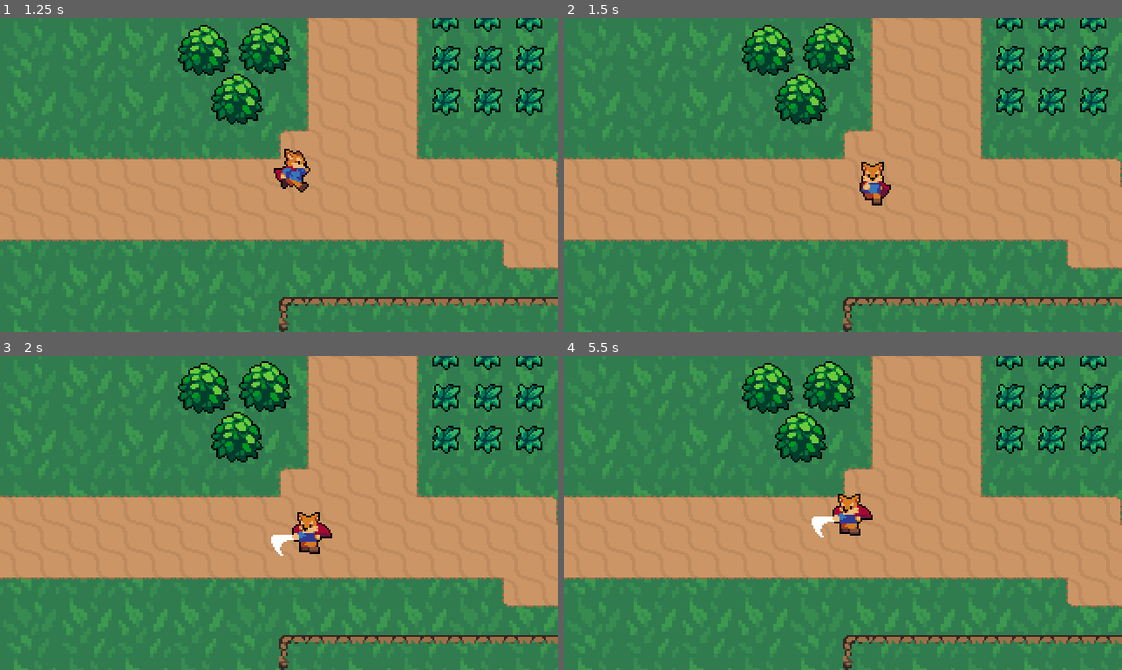
Above: before the commit, frames 1-4 (two rows, left to right).
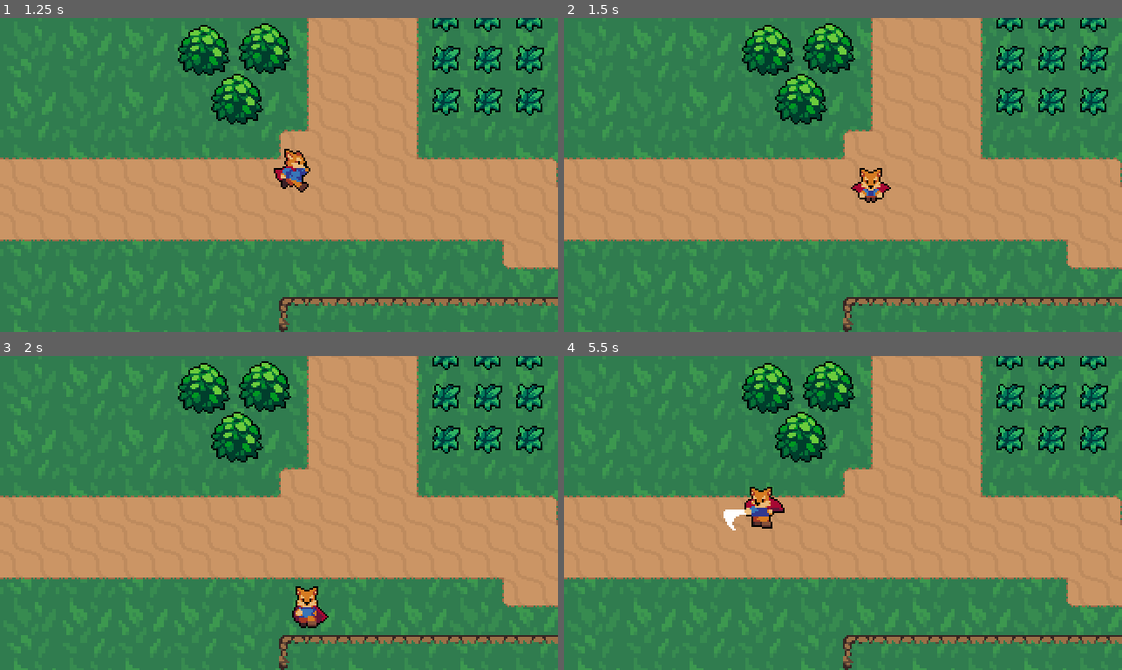
Above: after the commit, the same moments.

Repository: Jonak-Adipta-Kalita/JAK-Ultimate-Adventure-Game
Game: Godot game, scene res://World.tscn
Two runs of this game, one before a commit and one after it. Both use one fixed random seed, a clock stepped at 60 frames per second and the inputs below.
Inputs:
- Up to frame 1 (1.25 s): tap Enter at 0.5 s; hold Right (ui_right) from 0.53 s (still down); tap J (attack) at 0.6 s; tap K (roll, bound only after the commit) at 0.8 s
- Up to frame 2 (1.5 s): release Right (ui_right) at 1.28 s; hold Down (ui_down) from 1.28 s (still down); tap K (roll, bound only after the commit) at 1.35 s
- Up to frame 3 (2 s): keep holding Down (ui_down); tap J (attack) at 1.55 s
- Up to frame 4 (5.5 s): release Down (ui_down) at 2.03 s; hold Right (ui_right) 2.03-2.78 s; tap J (attack) at 2.1, 3.05, 3.6, 4.55, 5.1 s; tap K (roll, bound only after the commit) at 2.3, 2.85, 3.8, 4.35, 5.3 s; hold Up (ui_up) 2.78-3.53 s; hold Left (ui_left) 3.53-5.03 s; hold Down (ui_down) from 5.03 s (still down)

Frame 1 is identical in both runs. In frame 2, 0.5% of the frame differs, in the area x 51-59%, y 45-60%; in frame 3, 1.3%; in frame 4, 1.5%, in the area x 28-56%, y 41-58%.

Commit message:
rolling!!

Diff:
--- a/Player/Player.gd
+++ b/Player/Player.gd
@@ -1,6 +1,7 @@
 extends KinematicBody2D
 
 const MAX_SPEED = 60
+const ROLL_SPEED = 100
 const ACCELERATION = 500
 const FRICTION = 500
 
@@ -12,6 +13,7 @@
 
 var velocity = Vector2.ZERO
 var state = MOVE
+var roll_vector = Vector2.LEFT
 
 onready var animationPlayer = $AnimationPlayer
 onready var animationTree = $AnimationTree
@@ -37,9 +39,11 @@
 	input_vector = input_vector.normalized()
 
 	if input_vector != Vector2.ZERO:
+		roll_vector = input_vector
 		animationTree.set("parameters/Idle/blend_position", input_vector)
 		animationTree.set("parameters/Run/blend_position", input_vector)
 		animationTree.set("parameters/Attack/blend_position", input_vector)
+		animationTree.set("parameters/Roll/blend_position", input_vector)
 		animationState.travel("Run")
 		velocity = velocity.move_toward(input_vector * MAX_SPEED, ACCELERATION * delta)
 	else:
@@ -49,14 +53,26 @@
 	if Input.is_action_just_pressed("attack"):
 		state = ATTACK
 
-	velocity = move_and_slide(velocity)
+	if Input.is_action_just_pressed("roll"):
+		state = ROLL
 
-func attack_state(delta):
+	move()
+
+func attack_state(_delta):
 	velocity = Vector2.ZERO
 	animationState.travel("Attack")
 
 func attack_animation_finish():
 	state = MOVE
 
-func roll_state(delta):
-	pass
+func move():
+	velocity = move_and_slide(velocity)
+
+func roll_state(_delta):
+	velocity = roll_vector * ROLL_SPEED
+	animationState.travel("Roll")
+	move()
+
+func roll_animation_finish():
+	velocity = Vector2.ZERO
+	state = MOVE
--- a/Player/Player.tscn
+++ b/Player/Player.tscn
@@ -329,6 +329,126 @@
 "transitions": PoolRealArray( 1 ),
 "update": 0,
 "values": [ true ]
+}
+
+[sub_resource type="Animation" id=39]
+resource_name = "RollDown"
+length = 0.5
+tracks/0/type = "value"
+tracks/0/path = NodePath("Sprite:frame")
+tracks/0/interp = 1
+tracks/0/loop_wrap = true
+tracks/0/imported = false
+tracks/0/enabled = true
+tracks/0/keys = {
+"times": PoolRealArray( 0, 0.1, 0.2, 0.3, 0.4 ),
+"transitions": PoolRealArray( 1, 1, 1, 1, 1 ),
+"update": 1,
+"values": [ 55, 56, 57, 58, 59 ]
+}
+tracks/1/type = "method"
+tracks/1/path = NodePath(".")
+tracks/1/interp = 1
+tracks/1/loop_wrap = true
+tracks/1/imported = false
+tracks/1/enabled = true
+tracks/1/keys = {
+"times": PoolRealArray( 0.5 ),
+"transitions": PoolRealArray( 1 ),
+"values": [ {
+"args": [  ],
+"method": "roll_animation_finish"
+} ]
+}
+
+[sub_resource type="Animation" id=40]
+resource_name = "RollLeft"
+length = 0.5
+tracks/0/type = "method"
+tracks/0/path = NodePath(".")
+tracks/0/interp = 1
+tracks/0/loop_wrap = true
+tracks/0/imported = false
+tracks/0/enabled = true
+tracks/0/keys = {
+"times": PoolRealArray( 0.5 ),
+"transitions": PoolRealArray( 1 ),
+"values": [ {
+"args": [  ],
+"method": "roll_animation_finish"
+} ]
+}
+tracks/1/type = "value"
+tracks/1/path = NodePath("Sprite:frame")
+tracks/1/interp = 1
+tracks/1/loop_wrap = true
+tracks/1/imported = false
+tracks/1/enabled = true
+tracks/1/keys = {
+"times": PoolRealArray( 0, 0.1, 0.2, 0.3, 0.4 ),
+"transitions": PoolRealArray( 1, 1, 1, 1, 1 ),
+"update": 1,
+"values": [ 50, 51, 52, 53, 54 ]
+}
+
+[sub_resource type="Animation" id=41]
+resource_name = "RollRight"
+length = 0.5
+tracks/0/type = "value"
+tracks/0/path = NodePath("Sprite:frame")
+tracks/0/interp = 1
+tracks/0/loop_wrap = true
+tracks/0/imported = false
+tracks/0/enabled = true
+tracks/0/keys = {
+"times": PoolRealArray( 0, 0.1, 0.2, 0.3, 0.4 ),
+"transitions": PoolRealArray( 1, 1, 1, 1, 1 ),
+"update": 1,
+"values": [ 40, 41, 42, 43, 44 ]
+}
+tracks/1/type = "method"
+tracks/1/path = NodePath(".")
+tracks/1/interp = 1
+tracks/1/loop_wrap = true
+tracks/1/imported = false
+tracks/1/enabled = true
+tracks/1/keys = {
+"times": PoolRealArray( 0.5 ),
+"transitions": PoolRealArray( 1 ),
+"values": [ {
+"args": [  ],
+"method": "roll_animation_finish"
+} ]
+}
+
+[sub_resource type="Animation" id=42]
+resource_name = "RollUp"
+length = 0.5
+tracks/0/type = "value"
+tracks/0/path = NodePath("Sprite:frame")
+tracks/0/interp = 1
+tracks/0/loop_wrap = true
+tracks/0/imported = false
+tracks/0/enabled = true
+tracks/0/keys = {
+"times": PoolRealArray( 0, 0.1, 0.2, 0.3, 0.4 ),
+"transitions": PoolRealArray( 1, 1, 1, 1, 1 ),
+"update": 1,
+"values": [ 45, 46, 47, 48, 49 ]
+}
+tracks/1/type = "method"
+tracks/1/path = NodePath(".")
+tracks/1/interp = 1
+tracks/1/loop_wrap = true
+tracks/1/imported = false
+tracks/1/enabled = true
+tracks/1/keys = {
+"times": PoolRealArray( 0.5 ),
+"transitions": PoolRealArray( 1 ),
+"values": [ {
+"args": [  ],
+"method": "roll_animation_finish"
+} ]
 }
 
 [sub_resource type="Animation" id=6]
@@ -449,6 +569,31 @@
 max_space = Vector2( 1, 1.1 )
 blend_mode = 1
 
+[sub_resource type="AnimationNodeAnimation" id=43]
+animation = "RollLeft"
+
+[sub_resource type="AnimationNodeAnimation" id=44]
+animation = "RollRight"
+
+[sub_resource type="AnimationNodeAnimation" id=45]
+animation = "RollDown"
+
+[sub_resource type="AnimationNodeAnimation" id=46]
+animation = "RollUp"
+
+[sub_resource type="AnimationNodeBlendSpace2D" id=47]
+blend_point_0/node = SubResource( 43 )
+blend_point_0/pos = Vector2( -1, 0 )
+blend_point_1/node = SubResource( 44 )
+blend_point_1/pos = Vector2( 1, 0 )
+blend_point_2/node = SubResource( 45 )
+blend_point_2/pos = Vector2( 0, 1.1 )
+blend_point_3/node = SubResource( 46 )
+blend_point_3/pos = Vector2( 0, -1.1 )
+min_space = Vector2( -1, -1.1 )
+max_space = Vector2( 1, 1.1 )
+blend_mode = 1
+
 [sub_resource type="AnimationNodeAnimation" id=19]
 animation = "RunLeft"
 
@@ -482,15 +627,22 @@
 
 [sub_resource type="AnimationNodeStateMachineTransition" id=33]
 
+[sub_resource type="AnimationNodeStateMachineTransition" id=48]
+
+[sub_resource type="AnimationNodeStateMachineTransition" id=49]
+
 [sub_resource type="AnimationNodeStateMachine" id=16]
 states/Attack/node = SubResource( 31 )
 states/Attack/position = Vector2( 207.444, 153.667 )
 states/Idle/node = SubResource( 15 )
 states/Idle/position = Vector2( 208.333, 69.6667 )
+states/Roll/node = SubResource( 47 )
+states/Roll/position = Vector2( 205.791, -37.6667 )
 states/Run/node = SubResource( 23 )
 states/Run/position = Vector2( 452.333, 69.6667 )
-transitions = [ "Idle", "Run", SubResource( 24 ), "Run", "Idle", SubResource( 25 ), "Idle", "Attack", SubResource( 32 ), "Attack", "Idle", SubResource( 33 ) ]
+transitions = [ "Idle", "Run", SubResource( 24 ), "Run", "Idle", SubResource( 25 ), "Idle", "Attack", SubResource( 32 ), "Attack", "Idle", SubResource( 33 ), "Roll", "Idle", SubResource( 48 ), "Idle", "Roll", SubResource( 49 ) ]
 start_node = "Idle"
+graph_offset = Vector2( -249, -82 )
 
 [sub_resource type="AnimationNodeStateMachinePlayback" id=17]
 
@@ -521,6 +673,10 @@
 anims/IdleRight = SubResource( 8 )
 anims/IdleUp = SubResource( 9 )
 anims/RESET = SubResource( 27 )
+anims/RollDown = SubResource( 39 )
+anims/RollLeft = SubResource( 40 )
+anims/RollRight = SubResource( 41 )
+anims/RollUp = SubResource( 42 )
 anims/RunDown = SubResource( 6 )
 anims/RunLeft = SubResource( 5 )
 anims/RunRight = SubResource( 2 )
@@ -532,6 +688,7 @@
 parameters/playback = SubResource( 17 )
 parameters/Attack/blend_position = Vector2( 0, 0 )
 parameters/Idle/blend_position = Vector2( 0, 0 )
+parameters/Roll/blend_position = Vector2( 0, 0 )
 parameters/Run/blend_position = Vector2( 0, 0 )
 
 [node name="HitBoxPivot" type="Position2D" parent="."]
--- a/project.godot
+++ b/project.godot
@@ -93,7 +93,13 @@
 attack={
 "deadzone": 0.5,
 "events": [ Object(InputEventKey,"resource_local_to_scene":false,"resource_name":"","device":0,"alt":false,"shift":false,"control":false,"meta":false,"command":false,"pressed":false,"scancode":74,"physical_scancode":0,"unicode":0,"echo":false,"script":null)
-, Object(InputEventKey,"resource_local_to_scene":false,"resource_name":"","device":0,"alt":false,"shift":false,"control":false,"meta":false,"command":false,"pressed":false,"scancode":32,"physical_scancode":0,"unicode":0,"echo":false,"script":null)
+, Object(InputEventKey,"resource_local_to_scene":false,"resource_name":"","device":0,"alt":false,"shift":false,"control":false,"meta":false,"command":false,"pressed":false,"scancode":90,"physical_scancode":0,"unicode":0,"echo":false,"script":null)
+ ]
+}
+roll={
+"deadzone": 0.5,
+"events": [ Object(InputEventKey,"resource_local_to_scene":false,"resource_name":"","device":0,"alt":false,"shift":false,"control":false,"meta":false,"command":false,"pressed":false,"scancode":75,"physical_scancode":0,"unicode":0,"echo":false,"script":null)
+, Object(InputEventKey,"resource_local_to_scene":false,"resource_name":"","device":0,"alt":false,"shift":false,"control":false,"meta":false,"command":false,"pressed":false,"scancode":88,"physical_scancode":0,"unicode":0,"echo":false,"script":null)
  ]
 }
 
Not shown: 1 places in Player/Player.tscn that only renumber resources
